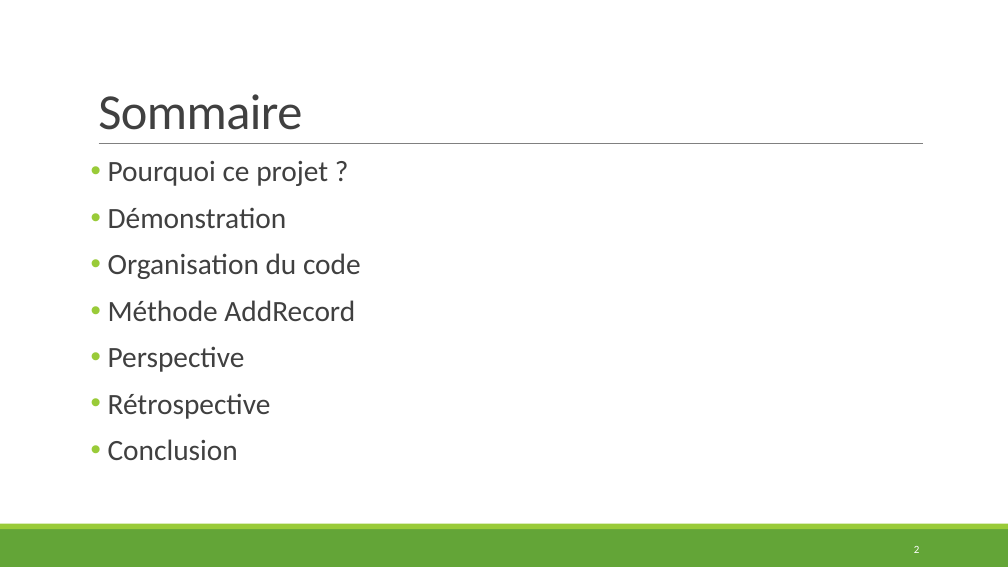
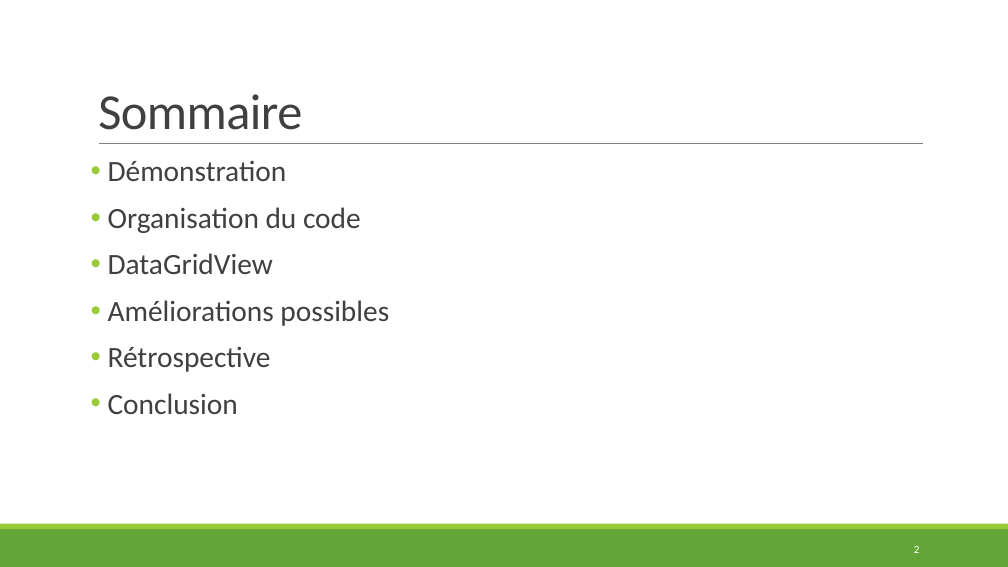
Before and after one commit to AntoineMartet/CargoFlow, a slide deck: slide 2 of Documentation/CargoFlow_Presentation.pptx. Drawn at 1008x567 pixels with LibreOffice and Linux fonts; fonts in the diff are those of the drawing. Boxes give left, top, right and bottom in pixels: in the first picture for what was removed or moved away, otherwise in the second. Text is boxed around its words. In the diff, an @@ line names an element or a change of style, - is before the commit and + after.

```diff
--- a/Documentation/CargoFlow_Presentation.pptx
+++ b/Documentation/CargoFlow_Presentation.pptx
@@ text at (108, 161, 328, 186): paragraph removed @@
-• Pourquoi ce projet ?
@@ text at (108, 253, 389, 326): text changed @@
-• Méthode AddRecord
-• Perspective
+• DataGridView
+• Améliorations possibles
```
Also in this commit, not shown: 1 other slide changed, 6 slides added, 4 slides removed, 7 other files.
